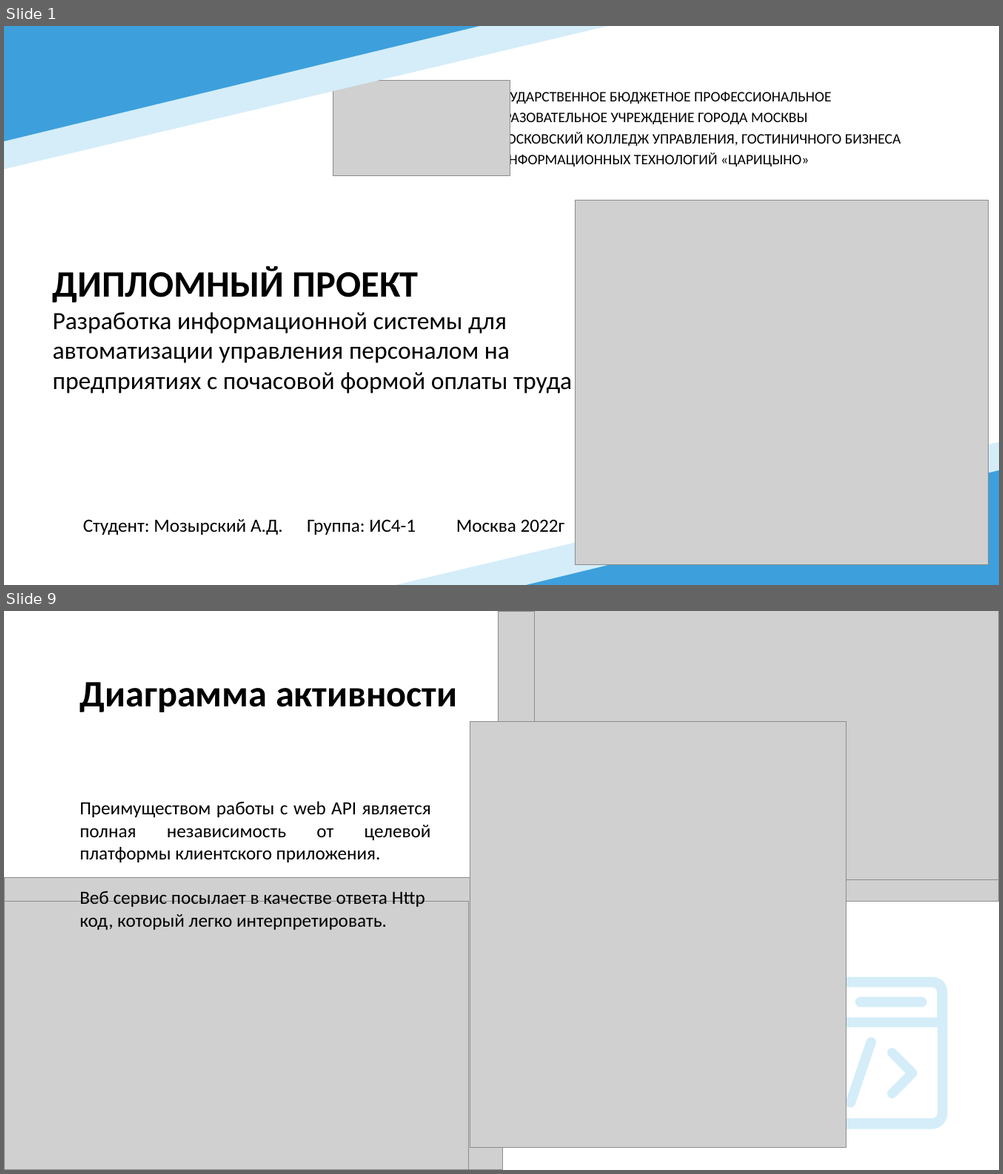
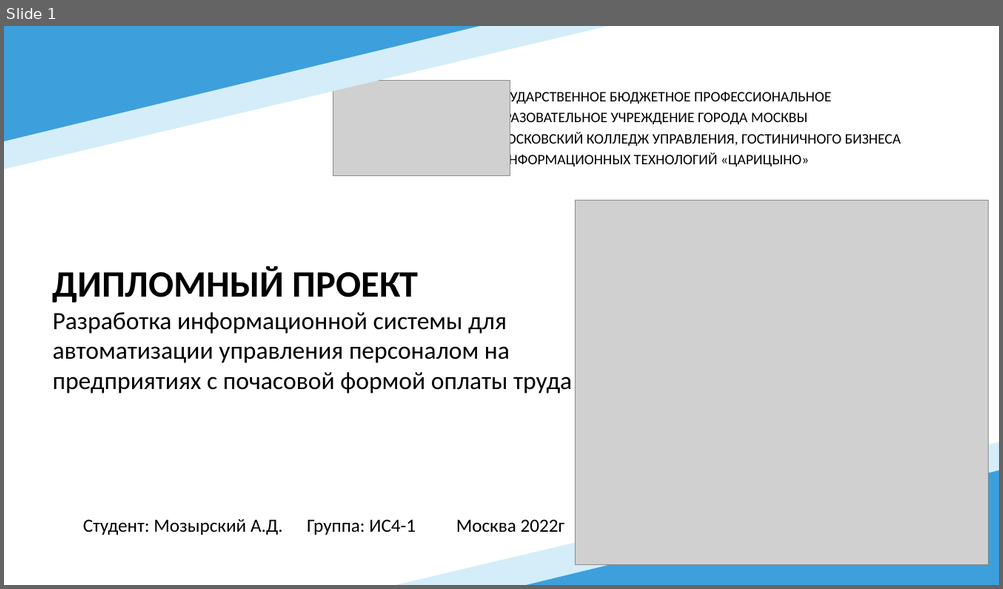
Before and after one commit to Immortian/ASP.NET-Core-HRM, a slide deck: Документация/Презентация.pptx. Shown one above the other, each under a label of ours: slides 1 and 9 before the commit, slide 1 after it; the slides between them are not shown. The pictures are 1003x1174 and 1003x589 pixels, drawn with LibreOffice and Linux fonts; fonts in the diff are those of the drawing; grey boxes stand for pictures. Boxes give left, top, right and bottom in pixels: in the first picture for what was removed or moved away, otherwise in the second. Text is boxed around its words. In the diff, an @@ line names an element or a change of style, - is before the commit and + after.

```diff
--- a/Документация/Презентация.pptx
+++ b/Документация/Презентация.pptx
@@ slide 9 removed at (4, 611, 999, 1170), background #FFFFFF @@
@@ group removed at (4, 611, 999, 1170): 4 pictures @@
@@ title removed at (79, 682, 457, 712) @@
-Диаграмма активности
@@ picture removed at (470, 722, 846, 1149) @@
@@ text removed at (79, 801, 431, 930) @@
-Преимуществом работы с web API является полная независимость от целевой платформы клиентского приложения.
-Веб сервис посылает в качестве ответа Http код, который легко интерпретировать.
@@ group removed at (775, 977, 947, 1130): 5 freeform shapes @@
```
Also in this commit, not shown: 12 slides changed, 3 slides added, 38 other files.
